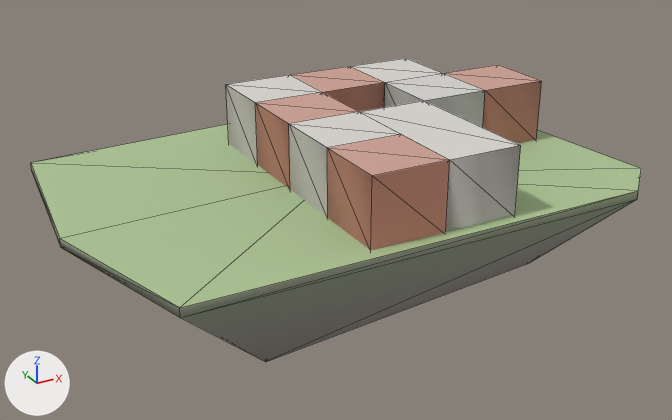
What one commit did to the glTF model godot_project/remake/sky/islands/SKY-042.lod2.glb.
One viewpoint serves both versions: a camera (50 mm lens) standing at (-83.5, -151.2, 67.8) and looking at (0.5, 1.6, -8.6). Every picture has the same lights, and +X, +Y and +Z are marked at lower left. The picture after the commit comes second. Mesh edges are drawn as thin lines. Vertices at exactly the same position are counted once.

Objects in the first picture: 'deck', 'rock', 'warren_hull'.
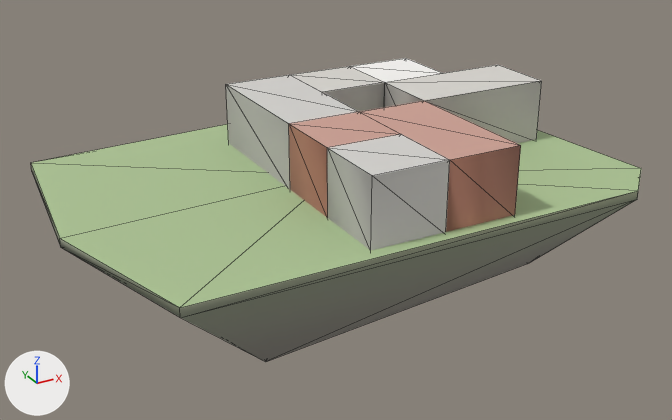
Changed parts and their boxes [x1, y1, x2, y2] in the pictures (672 x 420 px):
part 1 of me_warren_hull, reshaped
    both: [226, 65, 542, 189]
part 2 of me_warren_hull, recoloured
    both: [289, 58, 521, 250]

What the commit changed:
me_warren_hull is used by ob_warren_hull; location (0.0, 0.0, 0.0).
me_warren_hull had 38 vertices, 90 faces and spanned x -12.0..48.0, y -33.0..27.0, z -0.5..13.2.
me_warren_hull now has 34 vertices, 70 faces and spans x -12.0..48.0, y -33.0..27.0, z -0.5..13.2.
Part 1, on me_warren_hull:
4 vertices are removed from x -12.0..33.0, y -3.0..12.0, z -0.5..13.2.
32 faces are deleted.
12 new faces join them.
me_warren_hull part 2: 58 kept faces spanning x -12.0..48.0, y -33.0..27.0, z -0.5..13.2 get new vertex colours.
